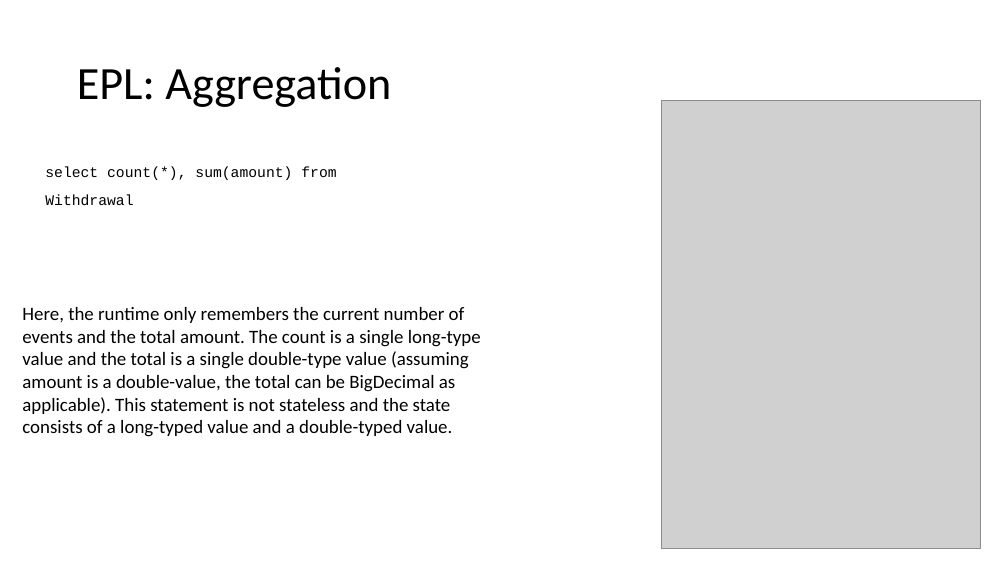
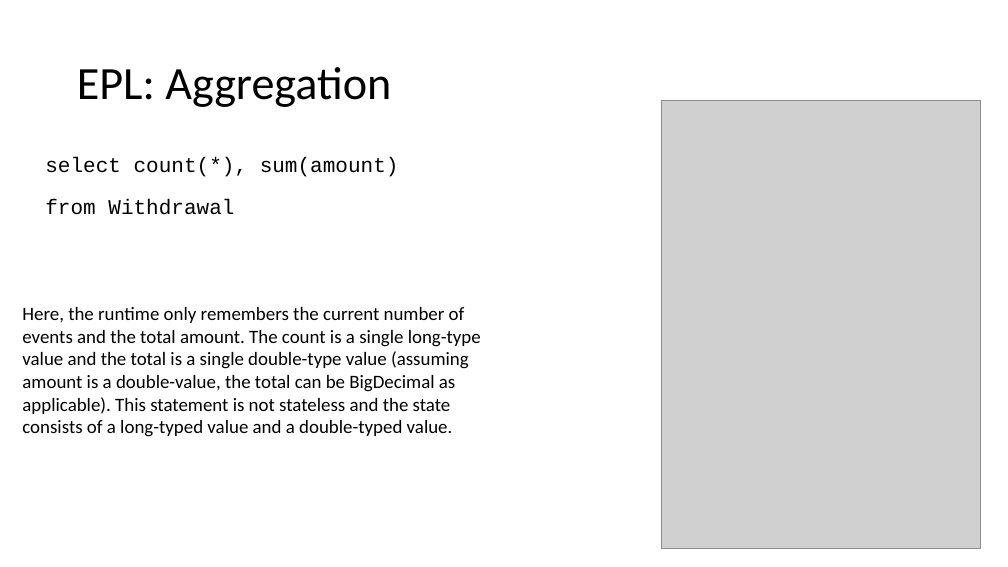
Before and after one commit to enercom25/sem3_24, a slide deck: slide 15 of CEPSem2024.pptx (slide 14 before the commit). Drawn at 1008x567 pixels with LibreOffice and Linux fonts; fonts in the diff are those of the drawing; grey boxes stand for pictures. Boxes give left, top, right and bottom in pixels: in the first picture for what was removed or moved away, otherwise in the second. Text is boxed around its words. In the diff, an @@ line names an element or a change of style, - is before the commit and + after.

```diff
--- a/CEPSem2024.pptx
+++ b/CEPSem2024.pptx
@@ text "select count(*), sum(amount) from Withdrawal" moved from (x1=45, y1=166, x2=336, y2=205) to (x1=45, y1=157, x2=399, y2=215) @@
@@ text "select count(*), sum(amount) from Withdrawal" at (x1=45, y1=157, x2=399, y2=215): size 14 to 20 pt @@
```
Also in this commit, not shown: 6 other slides changed, 4 slides added, 3 slides removed.
